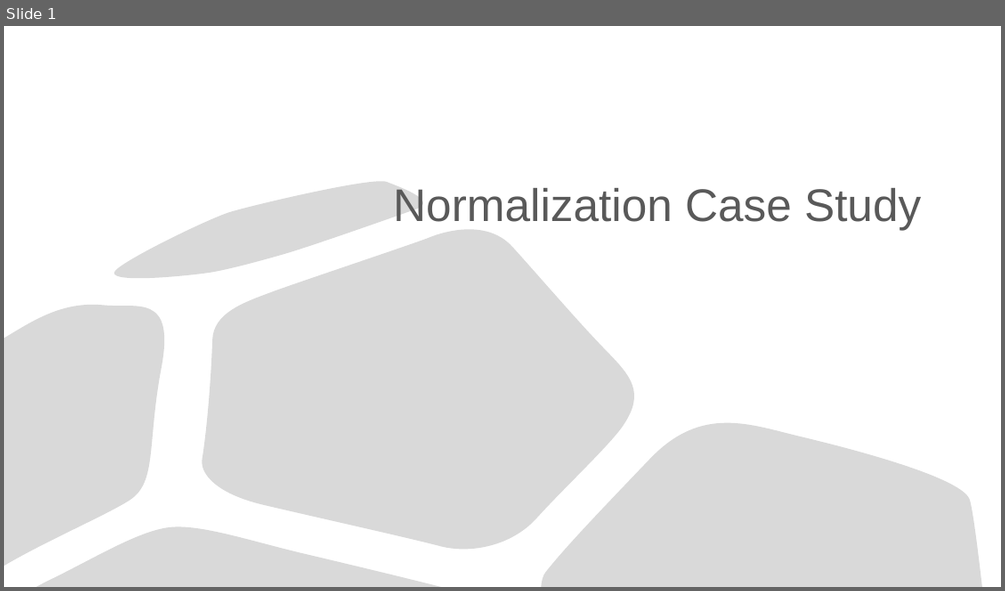
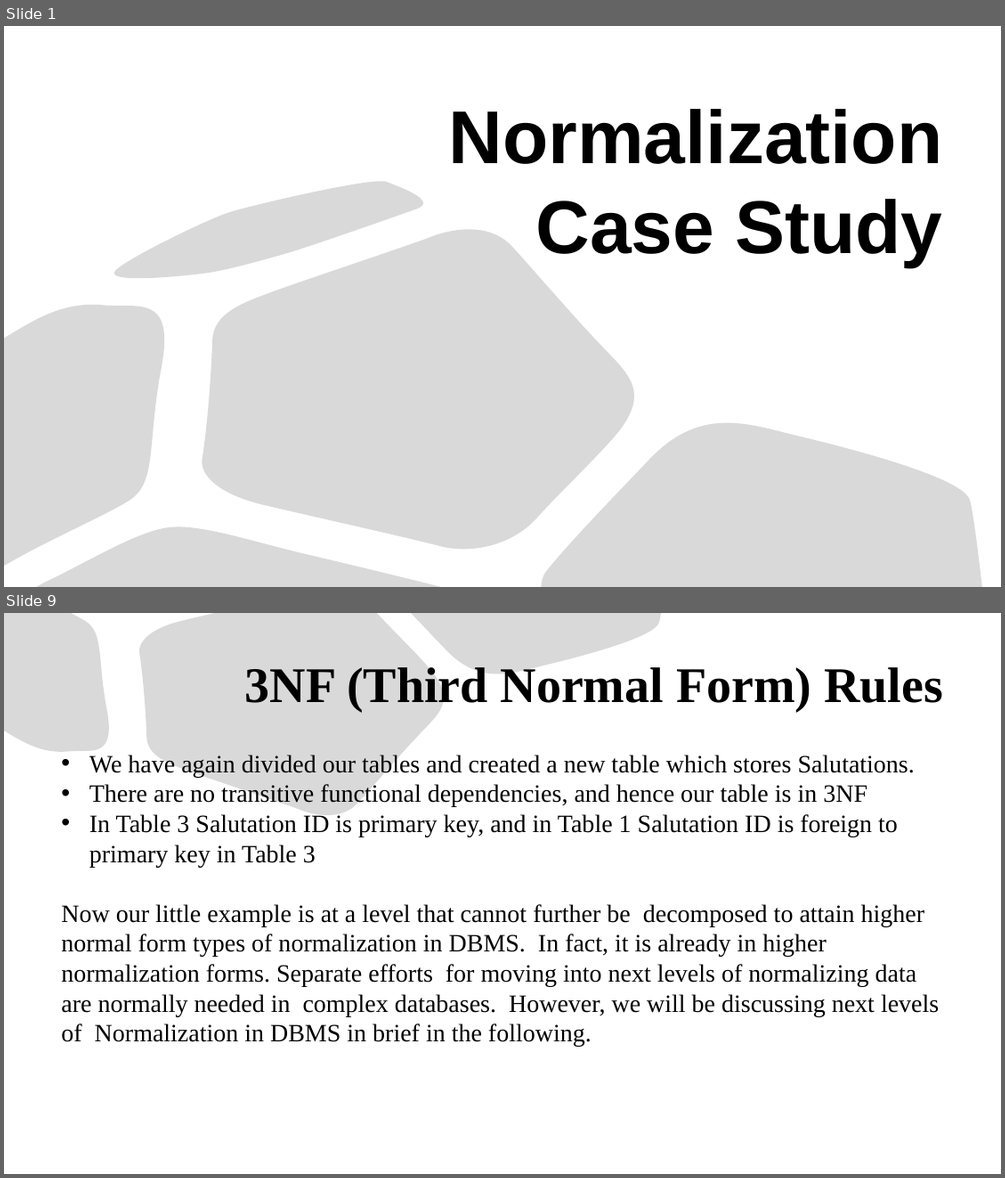
Before and after one commit to Saphall/Leapfrog_Data-Engineering_Assignments, a slide deck: Week1/Day1/Data Assignment/Normalization Case Study.pptx. Shown one above the other, each under a label of ours: slide 1 before the commit, slides 1 and 9 after it; the slides between them are not shown. The pictures are 1005x591 and 1005x1178 pixels, drawn with LibreOffice and Linux fonts; fonts in the diff are those of the drawing. Boxes give left, top, right and bottom in pixels: in the first picture for what was removed or moved away, otherwise in the second. Text is boxed around its words. In the diff, an @@ line names an element or a change of style, - is before the commit and + after.

```diff
--- a/Week1/Day1/Data Assignment/Normalization Case Study.pptx
+++ b/Week1/Day1/Data Assignment/Normalization Case Study.pptx
@@ slide 9 added at (x1=4, y1=613, x2=1001, y2=1174), background #FFFFFF @@
@@ freeform shape added at (x1=4, y1=613, x2=116, y2=761), fill #D9D9D9, outline #000000 0.75 pt @@
@@ freeform shape added at (x1=138, y1=613, x2=452, y2=826), fill #D9D9D9, outline #000000 0.75 pt @@
@@ freeform shape added at (x1=411, y1=613, x2=661, y2=686), fill #D9D9D9, outline #000000 0.75 pt @@
@@ title added at (x1=245, y1=667, x2=943, y2=711), 48 pt, text #000000, bold @@
+3NF (Third Normal Form) Rules
@@ text added at (x1=61, y1=755, x2=938, y2=1046), 24 pt, text #000000 @@
+• We have again divided our tables and created a new table which stores Salutations.
+• There are no transitive functional dependencies, and hence our table is in 3NF
+• In Table 3 Salutation ID is primary key, and in Table 1 Salutation ID is foreign to primary key in Table 3
+Now our little example is at a level that cannot further be decomposed to attain higher normal form types of normalization in DBMS. In fact, it is already in higher normalization forms. Separate efforts for moving into next levels of normalizing data are normally needed in complex databases. However, we will be discussing next levels of Normalization in DBMS in brief in the following.
@@ slide 1 changed as well @@
@@ title "Normalization Case Study" moved from (x1=393, y1=188, x2=921, y2=230) to (x1=449, y1=109, x2=943, y2=266) @@
@@ title "Normalization Case Study" at (x1=449, y1=109, x2=943, y2=266): size 44 to 72 pt, text colour #595959 to #000000, bold on @@
```
Also in this commit, not shown: 9 other slides added.
